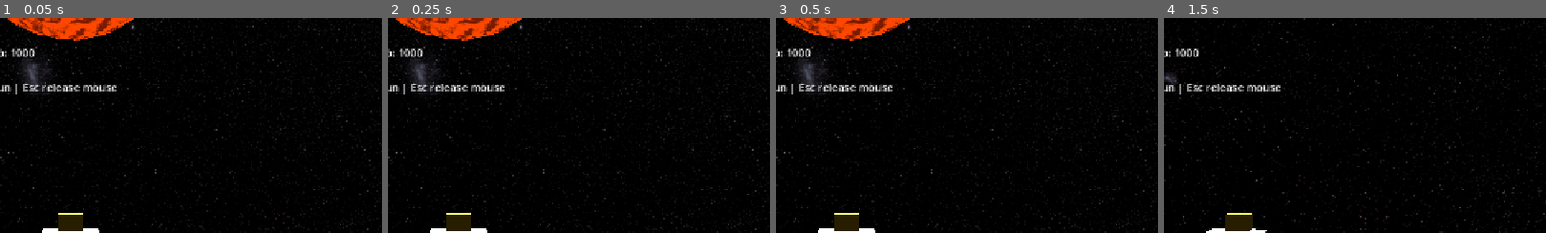
Above: before the commit, frames 1-4 (left to right).
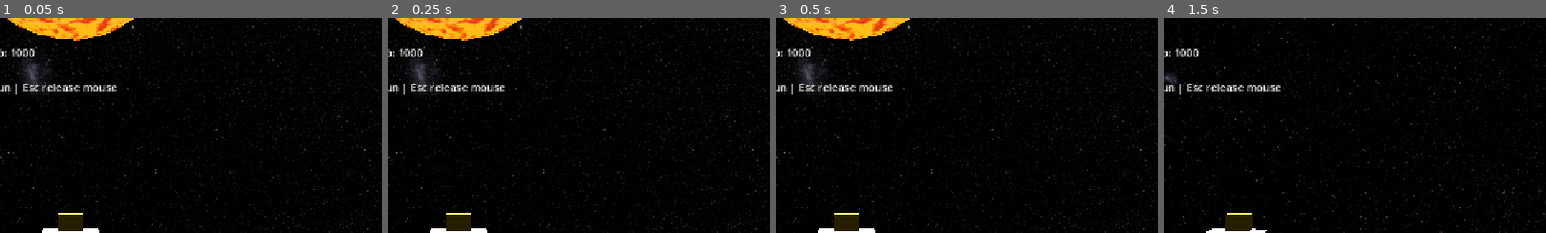
Above: after the commit, the same moments.

Repository: amokfa/sunburn
Game: Godot game, scene res://scale_prototype.tscn
Same seed, same stepped clock (60 frames per second), same inputs: the game is played once before the commit and once after it.
Inputs (mouse positions are % of the whole screen's width and height, from its top left):
- Up to frame 1 (0.05 s): no input
- Up to frame 2 (0.25 s): no input
- Up to frame 3 (0.5 s): no input
- Up to frame 4 (1.5 s): tap Enter at 0.5 s; move the mouse to (55, 50) at 0.52 s; hold Q 0.53-1.28 s; hold W from 0.53 s (still down); click (55, 50) at 0.67 s; move the mouse to (45, 50) at 1.27 s; tap E at 1.35 s
The pictures show only the part of the screen within x 41-91%, y 0-50%; the shares and areas given below are measured in that part.

The runs differ from the first frame. In frame 1, 2.3% of the frame differs, in the area x 2-35%, y 0-11%; in frame 2, 2.3%; in frame 3, 2.3%; in frame 4, nothing differs.

Commit message:
improved sun

Diff:
--- a/sun/sun.gdshader
+++ b/sun/sun.gdshader
@@ -13,6 +13,7 @@
 uniform vec2 spot_velocity_a = vec2(0.006, -0.0036);
 uniform vec2 spot_velocity_b = vec2(-0.003, 0.0075);
 uniform float spot_blend_period : hint_range(10.0, 300.0) = 120.0;
+uniform float spot_phase_variation : hint_range(0.0, 2.0) = 0.7;
 uniform float spot_threshold : hint_range(0.0, 1.0) = 0.6;
 uniform float spot_softness : hint_range(0.001, 0.4) = 0.25;
 
@@ -43,8 +44,15 @@
 	vec3 p = normalize(surface_direction);
 	float field_a = surface_noise(noise_texture, p, spot_scale, TIME * spot_velocity_a);
 	float field_b = surface_noise(noise_texture_b, p, spot_scale, TIME * spot_velocity_b);
-	// A -> B -> A over one period, easing smoothly at both ends.
-	float blend = 0.5 + 0.5 * sin(TAU * TIME / max(spot_blend_period, 0.001) - PI * 0.5);
+	// The unit spherical direction supplies a continuous phase offset, including
+	// across the longitude seam and at the poles. Repeated texture regions no
+	// longer switch between A and B in lockstep.
+	float phase_offset = TAU * spot_phase_variation * (
+		dot(p, vec3(1.3, 1.7, -1.1))
+		+ 0.3 * sin(dot(p, vec3(3.7, -2.9, 4.1)))
+	);
+	// A -> B -> A over one period, with different timing around the sphere.
+	float blend = 0.5 + 0.5 * sin(TAU * TIME / max(spot_blend_period, 0.001) - PI * 0.5 + phase_offset);
 	float spots = mix(field_a, field_b, blend);
 	float darkness = smoothstep(spot_threshold - spot_softness * 0.5, spot_threshold + spot_softness * 0.5, spots);
 	ALBEDO = mix(surface_color.rgb, spot_color.rgb, darkness * spot_strength);
--- a/sun/sun.tscn
+++ b/sun/sun.tscn
@@ -26,16 +26,17 @@
 shader = ExtResource("2_shader")
 shader_parameter/noise_texture = SubResource("SpotTexture")
 shader_parameter/noise_texture_b = SubResource("SpotTextureB")
-shader_parameter/surface_color = Color(1, 0.28, 0.015, 1)
-shader_parameter/spot_color = Color(0.18, 0.025, 0.008, 1)
+shader_parameter/surface_color = Color(2.4877853, 0.74864405, 0.100030415, 1)
+shader_parameter/spot_color = Color(0.00034471275, 2.2977942e-05, 7.659314e-06, 1)
 shader_parameter/spot_strength = 0.65
 shader_parameter/wave_amplitude = 0.012
 shader_parameter/wave_frequency = 18.0
 shader_parameter/wave_speed = 0.65
 shader_parameter/spot_scale = 0.69600002980012
-shader_parameter/spot_velocity_a = Vector2(0.006, -0.0036)
-shader_parameter/spot_velocity_b = Vector2(-0.003, 0.0075)
-shader_parameter/spot_blend_period = 10.0
+shader_parameter/spot_velocity_a = Vector2(0.002, 0)
+shader_parameter/spot_velocity_b = Vector2(0, 0)
+shader_parameter/spot_blend_period = 45.0000016625
+shader_parameter/spot_phase_variation = 0.7
 shader_parameter/spot_threshold = 0.6
 shader_parameter/spot_softness = 0.25
 
